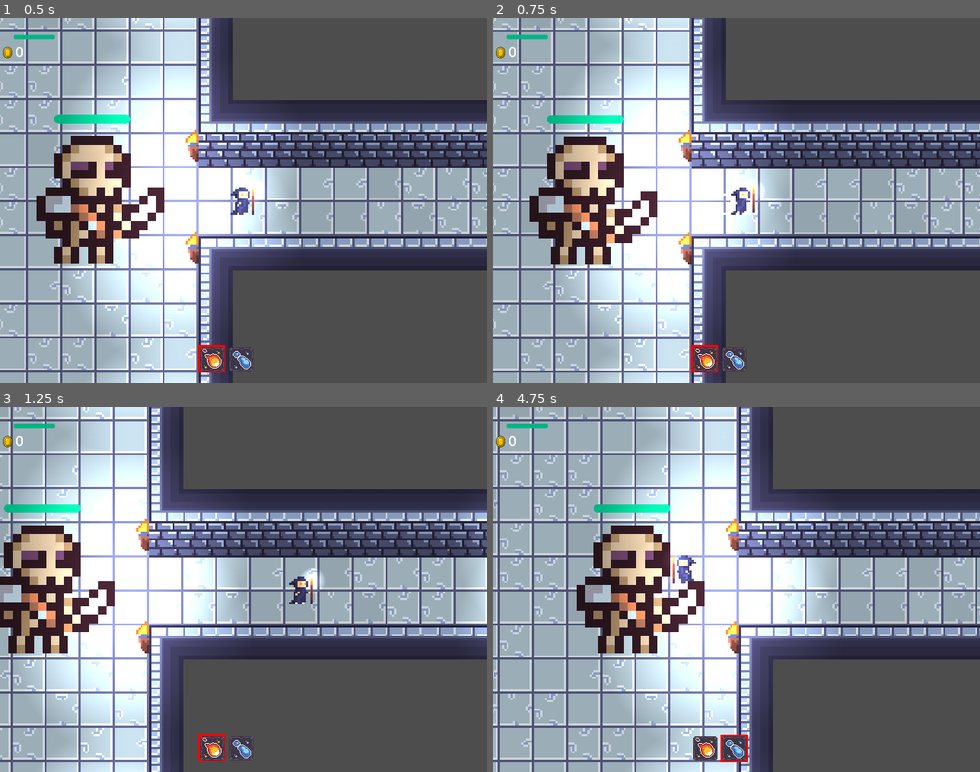
Above: before the commit, frames 1-4 (two rows, left to right).
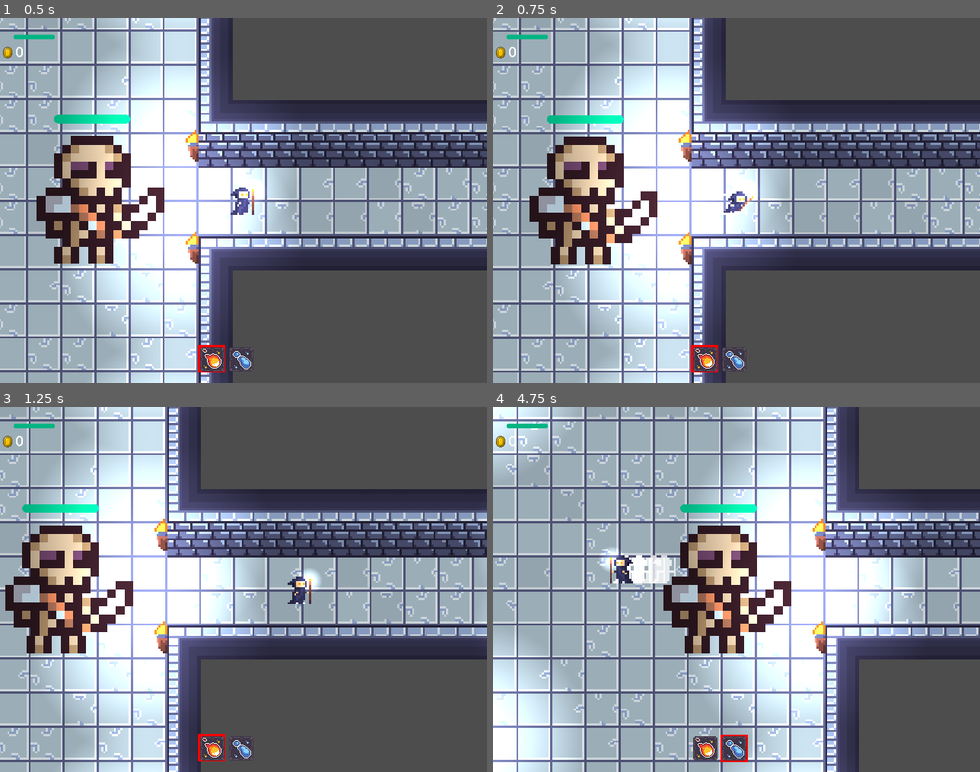
Above: after the commit, the same moments.

Repository: always-hehe-devs/top-down-game
Game: Godot game, scene res://World.tscn
Two runs of this game, one before a commit and one after it. Both use one fixed random seed, a clock stepped at 60 frames per second and the inputs below.
Inputs (mouse positions are in pixels of both pictures, inside the frame that each line leads up to):
- Up to frame 1 (0.5 s): no input
- Up to frame 2 (0.75 s): tap Enter at 0.5 s; move the mouse to (843, 182) at 0.52 s; hold D (right) from 0.53 s (still down); hold Space (dash) from 0.53 s (still down)
- Up to frame 3 (1.25 s): keep holding D (right); keep holding Space (dash)
- Up to frame 4 (4.75 s): move the mouse to (639, 607) at 1.27 s; release D (right) at 1.28 s; release Space (dash) at 1.28 s; hold S (down) 1.28-2.03 s; tap Q (attack_1) at 1.35 s; tap Space (dash) at 1.55, 2.85, 3.8, 4.35 s; move the mouse to (785, 509) at 2.02 s; hold D (right) 2.03-2.78 s; hold Space (dash) 2.03-2.78 s; tap E (attack_2) at 2.1 s; move the mouse to (712, 662) at 2.77 s; hold W (up) 2.78-3.53 s; move the mouse to (882, 644) at 3.52 s; press the mouse at (882, 644) at 3.53 s; hold A (left) from 3.53 s (still down); move the mouse to (590, 534) at 4.27 s; release the mouse at (590, 534) at 4.28 s

Frame 1 is identical in both runs. In frame 2, 0.3% of the frame differs, in the area x 47-56%, y 44-54%; in frame 3, 26%; in frame 4, 60%, in the area x 0-100%, y 0-100%.

Commit message:
Added new animations to player

Diff:
--- a/Dash.gd
+++ b/Dash.gd
@@ -5,17 +5,22 @@
 @onready var current_scene = get_tree().get_current_scene()
 
 var dash_ghost_scene = preload("res://DashGhost.tscn")
-var speed = 400
+var speed = 300
+var time = 0
+const TIME_PERIOD = 0.05
 
 func _ready():
 	timer.one_shot = true
 	timer.autostart = true
-	timer.wait_time = 0.1
+	timer.wait_time = 0.2
 	timer.timeout.connect(end_dash)
 
-func _process(_delta):
+func _process(delta):
 	if is_dashing():
-		instance_dash_ghost()
+		time +=delta
+		if time > TIME_PERIOD:
+			time = 0
+			instance_dash_ghost()
 
 func start_dash():
 	if not is_dashing():
--- a/Player.gd
+++ b/Player.gd
@@ -35,6 +35,8 @@
 			set_collision_mask_value(3,true)
 			handle_input()
 		STATE.DASHING:
+			if animation.animation != "Dash":
+				animation.play("Dash")
 			speed = dash.speed
 			set_collision_mask_value(3,false)
 			hurtbox.set_disabled(true)
--- a/Player.tscn
+++ b/Player.tscn
@@ -1,8 +1,8 @@
-[gd_scene load_steps=19 format=3 uid="uid://cjy2w47ir50to"]
+[gd_scene load_steps=22 format=3 uid="uid://cjy2w47ir50to"]
 
 [ext_resource type="Script" path="res://Player.gd" id="1_p347t"]
+[ext_resource type="Texture2D" uid="uid://cwhw72iyn66se" path="res://assets/player/mage-Sheet.png" id="2_8mtf6"]
 [ext_resource type="Texture2D" uid="uid://c3mw4sexjalrc" path="res://2d_lights_and_shadows_neutral_point_light.webp" id="2_b4q0o"]
-[ext_resource type="Texture2D" uid="uid://chufabbu82pps" path="res://assets/mage-Sheet.png" id="2_cth0e"]
 [ext_resource type="Script" path="res://HurtBox.gd" id="6_2vibx"]
 [ext_resource type="PackedScene" uid="uid://cvkplqy8kva2r" path="res://Dash.tscn" id="8_r5ygi"]
 
@@ -18,46 +18,72 @@
 radius = 5.0
 height = 12.0
 
-[sub_resource type="AtlasTexture" id="AtlasTexture_q3ih6"]
-atlas = ExtResource("2_cth0e")
+[sub_resource type="AtlasTexture" id="AtlasTexture_gwj42"]
+atlas = ExtResource("2_8mtf6")
+region = Rect2(0, 32, 16, 16)
+
+[sub_resource type="AtlasTexture" id="AtlasTexture_w6g3t"]
+atlas = ExtResource("2_8mtf6")
+region = Rect2(16, 32, 16, 16)
+
+[sub_resource type="AtlasTexture" id="AtlasTexture_qartw"]
+atlas = ExtResource("2_8mtf6")
+region = Rect2(32, 32, 16, 16)
+
+[sub_resource type="AtlasTexture" id="AtlasTexture_xyg1y"]
+atlas = ExtResource("2_8mtf6")
 region = Rect2(0, 0, 16, 16)
 
-[sub_resource type="AtlasTexture" id="AtlasTexture_66ejg"]
-atlas = ExtResource("2_cth0e")
+[sub_resource type="AtlasTexture" id="AtlasTexture_umdy3"]
+atlas = ExtResource("2_8mtf6")
 region = Rect2(16, 0, 16, 16)
 
-[sub_resource type="AtlasTexture" id="AtlasTexture_uw2v5"]
-atlas = ExtResource("2_cth0e")
+[sub_resource type="AtlasTexture" id="AtlasTexture_xnc61"]
+atlas = ExtResource("2_8mtf6")
 region = Rect2(0, 16, 16, 16)
 
-[sub_resource type="AtlasTexture" id="AtlasTexture_ffprx"]
-atlas = ExtResource("2_cth0e")
+[sub_resource type="AtlasTexture" id="AtlasTexture_js1at"]
+atlas = ExtResource("2_8mtf6")
 region = Rect2(16, 16, 16, 16)
 
-[sub_resource type="AtlasTexture" id="AtlasTexture_mk84q"]
-atlas = ExtResource("2_cth0e")
+[sub_resource type="AtlasTexture" id="AtlasTexture_1vh7w"]
+atlas = ExtResource("2_8mtf6")
 region = Rect2(32, 16, 16, 16)
 
-[sub_resource type="AtlasTexture" id="AtlasTexture_j8f3f"]
-atlas = ExtResource("2_cth0e")
+[sub_resource type="AtlasTexture" id="AtlasTexture_8fno8"]
+atlas = ExtResource("2_8mtf6")
 region = Rect2(48, 16, 16, 16)
 
-[sub_resource type="AtlasTexture" id="AtlasTexture_qg1p3"]
-atlas = ExtResource("2_cth0e")
+[sub_resource type="AtlasTexture" id="AtlasTexture_g7ig4"]
+atlas = ExtResource("2_8mtf6")
 region = Rect2(64, 16, 16, 16)
 
-[sub_resource type="AtlasTexture" id="AtlasTexture_00545"]
-atlas = ExtResource("2_cth0e")
+[sub_resource type="AtlasTexture" id="AtlasTexture_h3cmk"]
+atlas = ExtResource("2_8mtf6")
 region = Rect2(80, 16, 16, 16)
 
 [sub_resource type="SpriteFrames" id="SpriteFrames_32wwg"]
 animations = [{
 "frames": [{
 "duration": 1.0,
-"texture": SubResource("AtlasTexture_q3ih6")
+"texture": SubResource("AtlasTexture_gwj42")
 }, {
 "duration": 1.0,
-"texture": SubResource("AtlasTexture_66ejg")
+"texture": SubResource("AtlasTexture_w6g3t")
+}, {
+"duration": 1.0,
+"texture": SubResource("AtlasTexture_qartw")
+}],
+"loop": false,
+"name": &"Dash",
+"speed": 20.0
+}, {
+"frames": [{
+"duration": 1.0,
+"texture": SubResource("AtlasTexture_xyg1y")
+}, {
+"duration": 1.0,
+"texture": SubResource("AtlasTexture_umdy3")
 }],
 "loop": true,
 "name": &"Idle",
@@ -105,8 +131,9 @@
 z_index = 1
 texture_filter = 1
 sprite_frames = SubResource("SpriteFrames_32wwg")
-animation = &"Run"
-frame_progress = 0.845576
+animation = &"Dash"
+frame = 2
+frame_progress = 1.0
 
 [node name="PointLight2D" type="PointLight2D" parent="AnimatedSprite2D"]
 position = Vector2(5, -5)
Not shown: 1 places in Player.tscn that only renumber resources
Binary file added: assets/player/mage-Sheet.png
Not shown, added: assets/player/mage-Sheet.png.import
